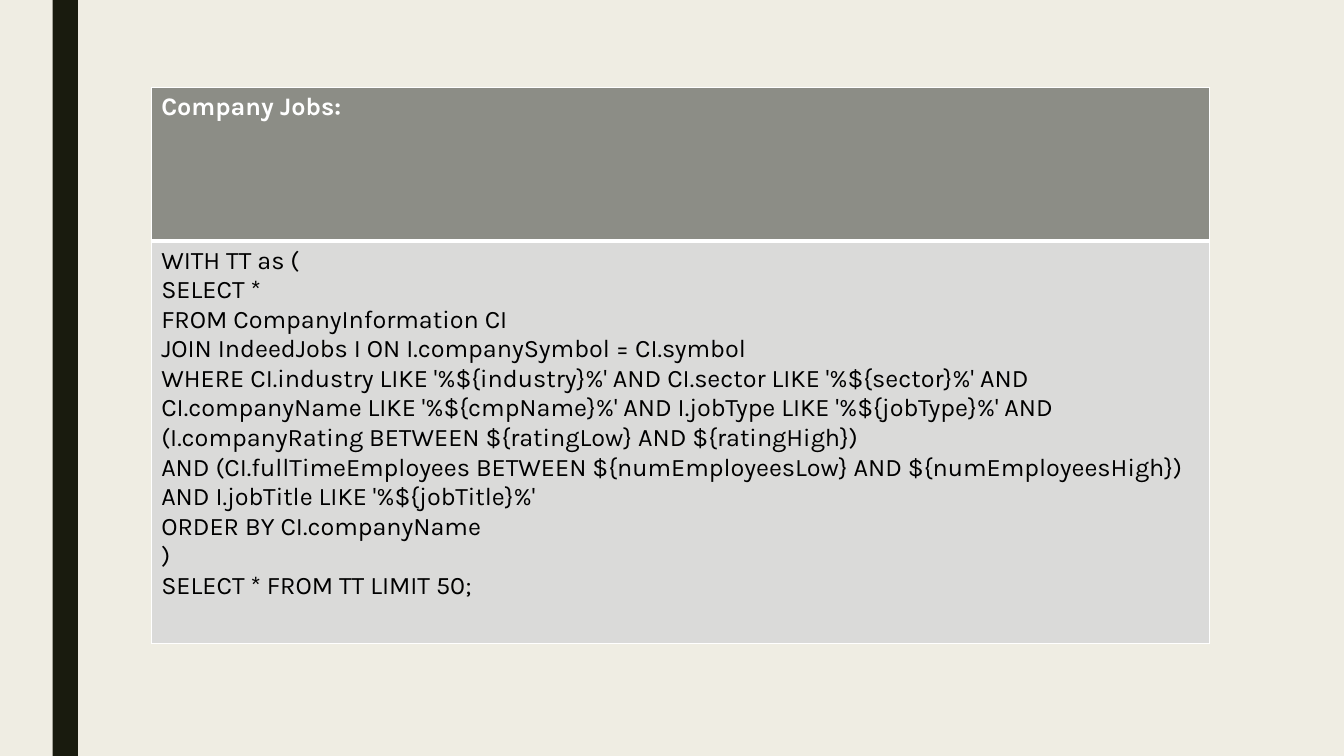
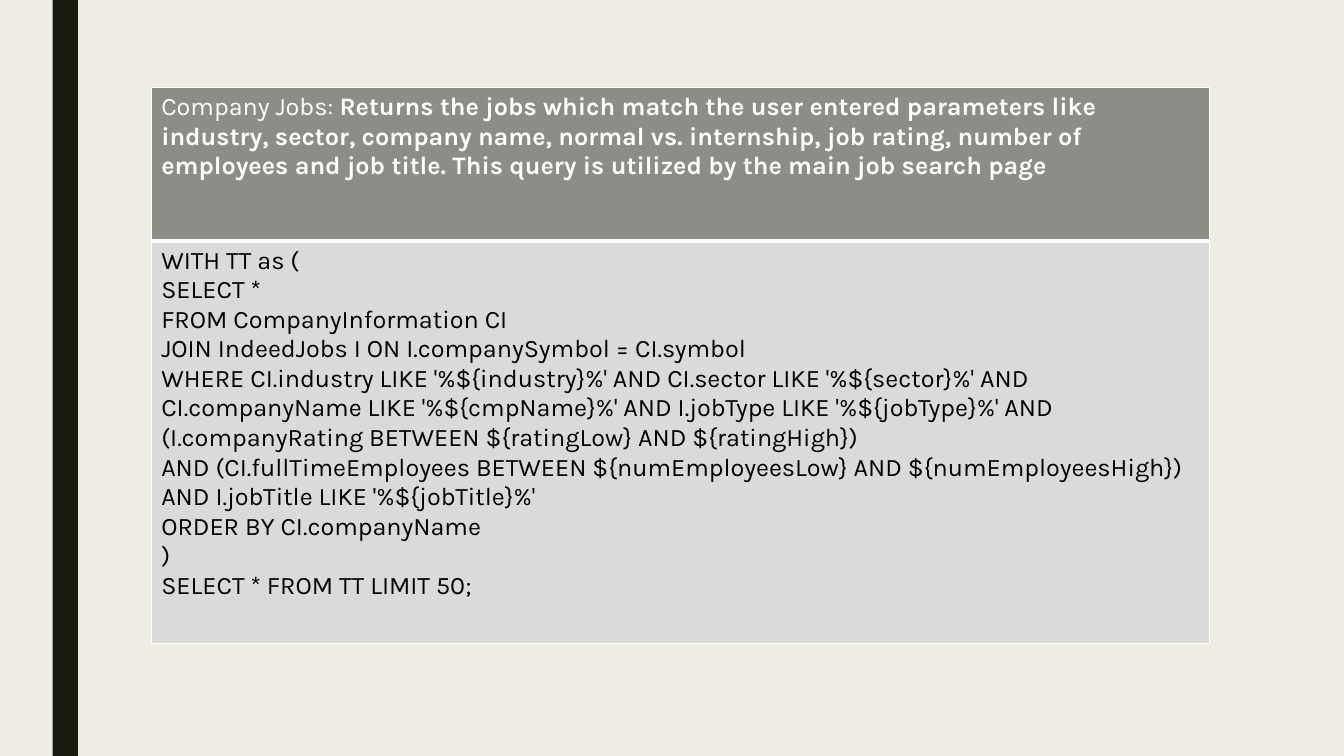
Before and after one commit to ShrivatsAgrawal/CIS550_Project_OPUS, a slide deck: slide 13 of Docs/finalcis550project.pptx. Drawn at 1344x756 pixels with LibreOffice and Linux fonts; fonts in the diff are those of the drawing. Boxes give left, top, right and bottom in pixels: in the first picture for what was removed or moved away, otherwise in the second. Text is boxed around its words. In the diff, an @@ line names an element or a change of style, - is before the commit and + after.

```diff
--- a/Docs/finalcis550project.pptx
+++ b/Docs/finalcis550project.pptx
@@ table at box(151, 88, 1210, 644) @@
-row 1, column 1: Company Jobs:
+row 1, column 1: Company Jobs: Returns the jobs which match the user entered parameters like industry, sector, company name, normal vs. internship, job rating, number of employees and job title. This query is utilized by the main job search page
```
Also in this commit, not shown: 1 other slide changed.
